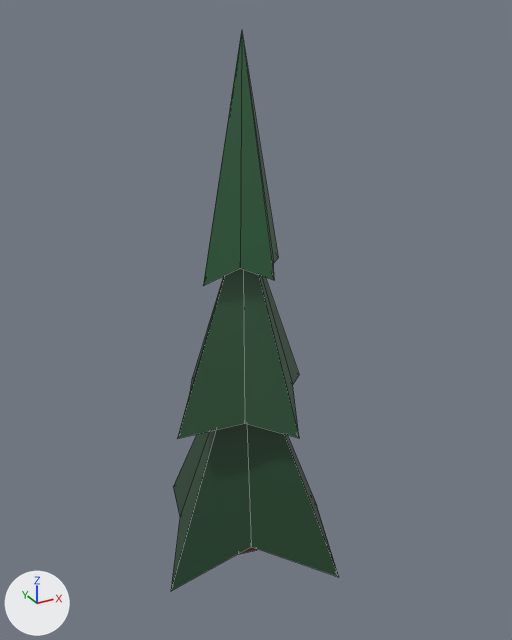
An edit to the glTF model src/assets/models/spruce_a_far.glb, drawn before and after from the same camera.
Both versions are drawn from a camera (50 mm lens) standing at (-5.73, -10.89, 10.8) and looking at (0.18, -0.16, 5.44). The lights are fixed; the arrows at lower left show +X, +Y and +Z. The picture after the commit comes second. Mesh edges are drawn as thin lines. Vertices at exactly the same position are counted once.

Names of what the first picture shows: 'spruce_a_far'.
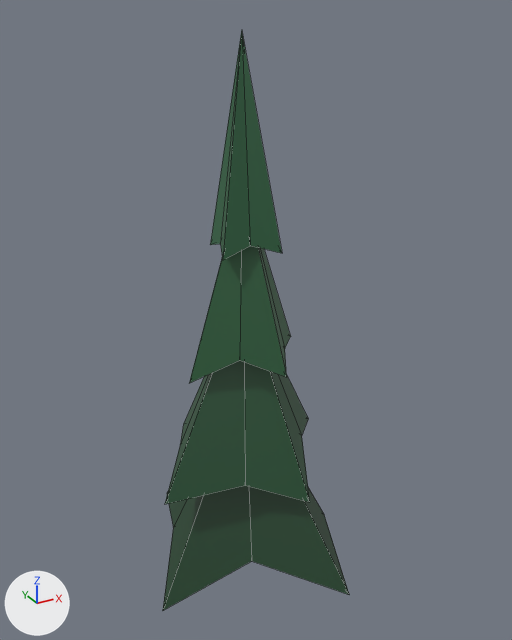
Changed parts and their boxes (x1, y1, x2, y2) in the pictures (512 x 640 px):
'spruce_a_far', reshaped (11% wider): before (171, 30, 339, 591); after (163, 30, 349, 610)
part 1 of me_spruce_a_far, rebuilt: before (171, 423, 339, 591); after (163, 486, 349, 610)
part 2 of me_spruce_a_far, rebuilt: before (177, 268, 299, 439); after (189, 246, 291, 383)
part 3 of me_spruce_a_far, reshaped: before (203, 30, 278, 554); after (165, 30, 310, 504)

The change, as a diff of the scene's bpy script:
```diff
--- a/src/assets/models/spruce_a_far.glb.py
+++ b/src/assets/models/spruce_a_far.glb.py
@@ me_spruce_a_far @@
 # used by ob_spruce_a_far; location = (0.0, 0.0, 0.0)
-me_spruce_a_far.from_pydata(...)  # 38 vertices, 56 faces; spans x -2.09..1.92, y -2.22..2.04, z 0.0..10.5
+me_spruce_a_far.from_pydata(...)  # 48 vertices, 72 faces; spans x -2.32..2.13, y -2.46..2.26, z 0.0..10.5
+# me_spruce_a_far part 1: the loose piece of 10 vertices spanning x -2.09..1.92, y -2.22..2.04, z 0.43..5.2 is rebuilt with 10 vertices and now spans x -2.32..2.13, y -2.46..2.26, z 0.11..4.15
+# me_spruce_a_far part 2: the loose piece of 10 vertices spanning x -1.66..1.6, y -1.38..1.52, z 3.44..7.5 is rebuilt with 10 vertices and now spans x -1.28..1.2, y -1.19..1.27, z 4.51..8.1
+# me_spruce_a_far part 3
+# 13 vertices are removed from x -0.9..0.84, y -0.84..0.9, z 2.2..7.97
+# 24 faces are deleted
+# 23 vertices are added at x -2.03..1.94, y -1.68..1.85, z 1.0..8.23
+# 40 new faces join them
 me_spruce_a_far.materials.append(mat_defaultmaterial)
```
